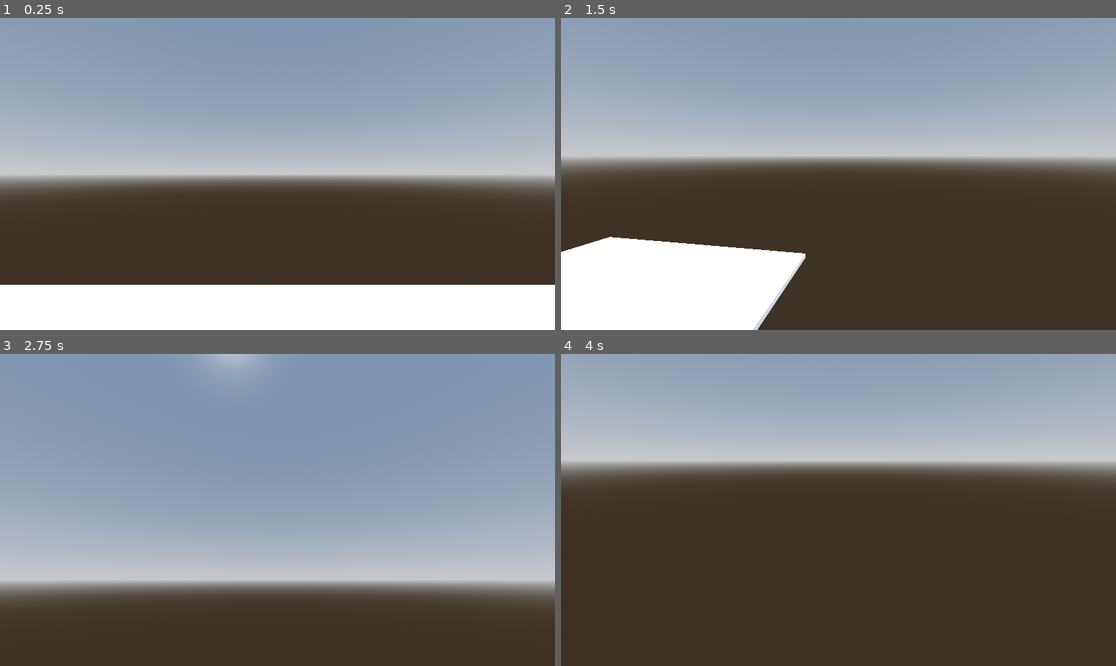
Above: before the commit, frames 1-4 (two rows, left to right).
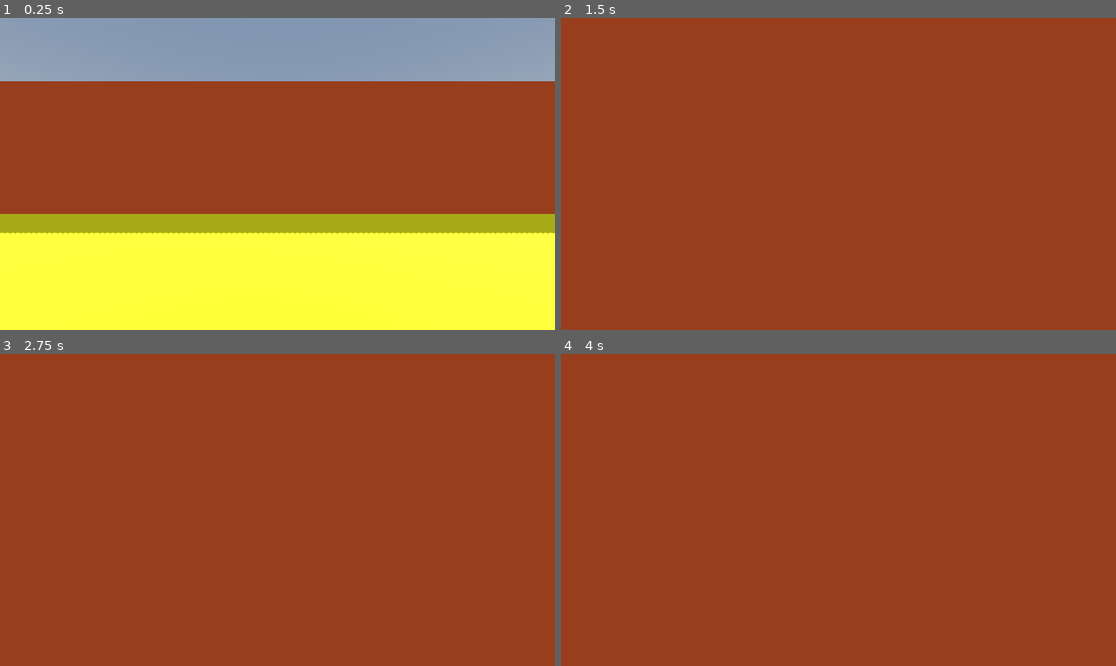
Above: after the commit, the same moments.

Repository: abc-is-here/Arcade-game-jam
Game: Godot game, scene res://world.tscn
Same seed, same stepped clock (60 frames per second), same inputs: the game is played once before the commit and once after it.
Inputs (mouse positions are in pixels of both pictures, inside the frame that each line leads up to):
- Up to frame 1 (0.25 s): no input
- Up to frame 2 (1.5 s): tap Enter at 0.5 s; move the mouse to (866, 174) at 0.52 s; hold Shift (sprint) 0.53-1.28 s; hold Up (up) from 0.53 s (still down); tap Space (jump) at 0.77 s; move the mouse to (810, 174) at 1.27 s; tap Shift (sprint) at 1.35 s
- Up to frame 3 (2.75 s): keep holding Up (up); tap Space (jump) at 1.52 s; move the mouse to (288, 503) at 2.02 s; hold Shift (sprint) from 2.03 s (still down)
- Up to frame 4 (4 s): keep holding Up (up); tap Space (jump) at 2.75, 3.02, 3.77 s; move the mouse to (832, 516) at 2.77 s; release Shift (sprint) at 2.78 s; tap Shift (sprint) at 2.85 s; tap Enter at 3.5 s; move the mouse to (877, 513) at 3.52 s; hold Shift (sprint) from 3.53 s (still down)

The runs differ from the first frame. In frame 1, 80% of the frame differs, in the area x 0-100%, y 20-100%; in frame 2, 100%, in the area x 0-100%, y 0-100%; in frame 3, 100%; in frame 4, 100%.

Commit message:
Added mechanics as well as a demo level to my game

Diff:
--- a/gdFiles/scripts/player.gd
+++ b/gdFiles/scripts/player.gd
@@ -1,23 +1,34 @@
 extends CharacterBody3D
 
+var speed
+const WALK_SPEED = 5.0
+const SPRINT_SPEED = 8.0
+const JUMP_VELOCITY = 4.8
+const SENSITIVITY = 0.004
 
-const SPEED = 5.0
-const JUMP_VELOCITY = 4.5
-const SENSITIVITY = 0.03
+const BOB_FREQ = 2.4
+const BOB_AMP = 0.08
+var t_bob = 0.0
+
+const BASE_FOV = 75.0
+const FOV_CHANGE = 1.5
 
 var gravity = 9.8
 
 @onready var head = $head
 @onready var camera = $head/Camera3D
 
+
 func _ready():
 	Input.set_mouse_mode(Input.MOUSE_MODE_CAPTURED)
 
+
 func _unhandled_input(event):
-	if event is InputEventMouse:
+	if event is InputEventMouseMotion:
 		head.rotate_y(-event.relative.x * SENSITIVITY)
-		camera.rotate_x(-event.relative.y*SENSITIVITY)
-		camera.rotation.x = clamp(camera.rotation.x, deg_to_rad(-40), deg_to_rad(40))
+		camera.rotate_x(-event.relative.y * SENSITIVITY)
+		camera.rotation.x = clamp(camera.rotation.x, deg_to_rad(-40), deg_to_rad(60))
+
 
 func _physics_process(delta):
 	if not is_on_floor():
@@ -26,13 +37,35 @@
 	if Input.is_action_just_pressed("jump") and is_on_floor():
 		velocity.y = JUMP_VELOCITY
 
+	if Input.is_action_pressed("sprint"):
+		speed = SPRINT_SPEED
+	else:
+		speed = WALK_SPEED
+
 	var input_dir = Input.get_vector("left", "right", "up", "down")
-	var direction = (transform.basis * Vector3(input_dir.x, 0, input_dir.y)).normalized()
-	if direction:
-		velocity.x = direction.x * SPEED
-		velocity.z = direction.z * SPEED
+	var direction = (head.transform.basis * Vector3(input_dir.x, 0, input_dir.y)).normalized()
+	if is_on_floor():
+		if direction:
+			velocity.x = direction.x * speed
+			velocity.z = direction.z * speed
+		else:
+			velocity.x = lerp(velocity.x, direction.x * speed, delta * 7.0)
+			velocity.z = lerp(velocity.z, direction.z * speed, delta * 7.0)
 	else:
-		velocity.x = 0.0
-		velocity.z = 0.0
+		velocity.x = lerp(velocity.x, direction.x * speed, delta * 3.0)
+		velocity.z = lerp(velocity.z, direction.z * speed, delta * 3.0)
+
+	t_bob += delta * velocity.length() * float(is_on_floor())
+	camera.transform.origin = _headbob(t_bob)
+
+	var velocity_clamped = clamp(velocity.length(), 0.5, SPRINT_SPEED * 2)
+	var target_fov = BASE_FOV + FOV_CHANGE * velocity_clamped
+	camera.fov = lerp(camera.fov, target_fov, delta * 8.0)
 
 	move_and_slide()
+
+func _headbob(time) -> Vector3:
+	var pos = Vector3.ZERO
+	pos.y = sin(time * BOB_FREQ) * BOB_AMP
+	pos.x = cos(time * BOB_FREQ / 2) * BOB_AMP
+	return pos
--- a/gdFiles/world.tscn
+++ b/gdFiles/world.tscn
@@ -14,9 +14,18 @@
 sky = SubResource("Sky_grk0n")
 tonemap_mode = 2
 
+[sub_resource type="StandardMaterial3D" id="StandardMaterial3D_6hamp"]
+albedo_color = Color(0.984314, 0.886275, 0, 1)
+
 [sub_resource type="CapsuleMesh" id="CapsuleMesh_knuir"]
 
 [sub_resource type="CapsuleShape3D" id="CapsuleShape3D_ni0cp"]
+
+[sub_resource type="StandardMaterial3D" id="StandardMaterial3D_m04i3"]
+albedo_color = Color(1, 0.415686, 0.172549, 1)
+
+[sub_resource type="StandardMaterial3D" id="StandardMaterial3D_l8ibh"]
+albedo_color = Color(0.25098, 0.0705882, 1, 1)
 
 [node name="world" type="Node3D"]
 
@@ -28,8 +37,10 @@
 environment = SubResource("Environment_j6w1e")
 
 [node name="CSGBox3D" type="CSGBox3D" parent="."]
-transform = Transform3D(9.36, 0, 0, 0, 0.1, 0, 0, 0, 6.21, 0, 0, 0)
+transform = Transform3D(9.36, 0, 0, 0, 0.1, 0, 0, 0, 6.21, 1.65503, 0, 14.9519)
+material_override = SubResource("StandardMaterial3D_6hamp")
 use_collision = true
+size = Vector3(8.43958, 1, 7.63965)
 
 [node name="player" type="CharacterBody3D" parent="."]
 script = ExtResource("1_jbycb")
@@ -46,3 +57,44 @@
 transform = Transform3D(1, 0, 0, 0, 1, 0, 0, 0, 1, 0.0366474, 1.69112, 0)
 
 [node name="Camera3D" type="Camera3D" parent="player/head"]
+
+[node name="CSGBox3D2" type="CSGBox3D" parent="."]
+transform = Transform3D(253.512, 0, 0, 0, 3.54102, 0, 0, 0, 3.54102, 2.90506, 2.21549, -10.2236)
+material_override = SubResource("StandardMaterial3D_m04i3")
+use_collision = true
+size = Vector3(0.31459, 1.93835, 1)
+
+[node name="CSGBox3D3" type="CSGBox3D" parent="."]
+transform = Transform3D(253.512, 0, 0, 0, 3.54102, 0, 0, 0, 3.54102, 1.64794, 2.21549, 40.1993)
+material_override = SubResource("StandardMaterial3D_m04i3")
+use_collision = true
+size = Vector3(0.309708, 1.93835, 1)
+
+[node name="CSGBox3D4" type="CSGBox3D" parent="."]
+transform = Transform3D(-0.0929104, 0, 3.54102, 0, 3.54102, 0, -253.512, 0, -0.00129776, 41.7088, 2.21549, 14.6497)
+material_override = SubResource("StandardMaterial3D_m04i3")
+use_collision = true
+size = Vector3(0.2071, 1.93835, 1)
+
+[node name="CSGBox3D5" type="CSGBox3D" parent="."]
+transform = Transform3D(-0.0929104, 0, 3.54102, 0, 3.54102, 0, -253.512, 0, -0.00129776, -38.9138, 2.21549, 14.6497)
+material_override = SubResource("StandardMaterial3D_m04i3")
+use_collision = true
+size = Vector3(0.2071, 1.93835, 1)
+
+[node name="CSGBox3D6" type="CSGBox3D" parent="."]
+transform = Transform3D(1.88352, 0, 0, 0, 1.11811, 0, 0, 0, 1, 2.13217, 0.543923, -0.0961924)
+material_override = SubResource("StandardMaterial3D_l8ibh")
+use_collision = true
+
+[node name="CSGBox3D7" type="CSGBox3D" parent="."]
+transform = Transform3D(1.88352, 0, 0, 0, 1.11811, 0, 0, 0, 1, 2.13217, 0.762919, 1.86117)
+material_override = SubResource("StandardMaterial3D_l8ibh")
+use_collision = true
+size = Vector3(1, 1.39172, 1)
+
+[node name="CSGBox3D8" type="CSGBox3D" parent="."]
+transform = Transform3D(1.88352, 0, 0, 0, 1.11811, 0, 0, 0, 1, 2.13217, 1.12693, 4.10195)
+material_override = SubResource("StandardMaterial3D_l8ibh")
+use_collision = true
+size = Vector3(1, 2.04285, 1)
Not shown: 1 places in gdFiles/world.tscn that only renumber resources
